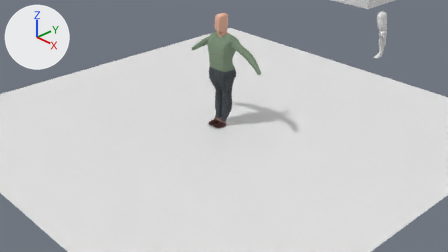
The Blender file Blender files/character.blend as it was, and as the next commit left it.
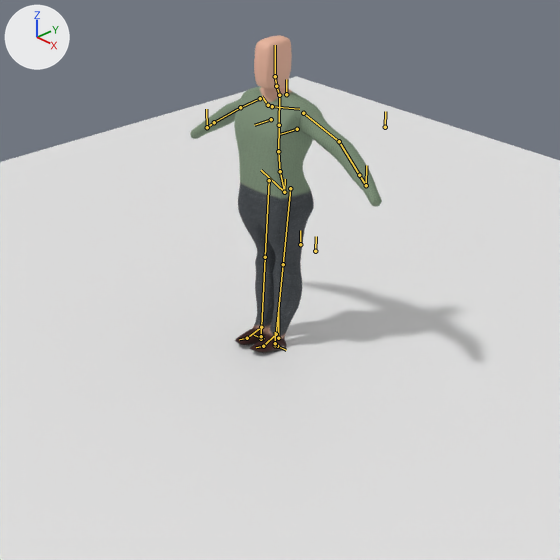
Each version appears first from the file's camera 'Camera', and next in a close-up on the part from 27% to 73% of the width and 0% to 81% of the height. Arrows for +X, +Y and +Z are at upper left; the lights stay in place. The bones that bend it are drawn over the model as lines in the close-ups.

Objects in the first close-up: 'Plane', 'torso'.
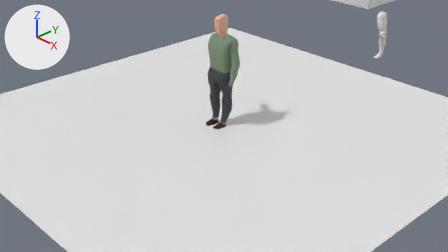
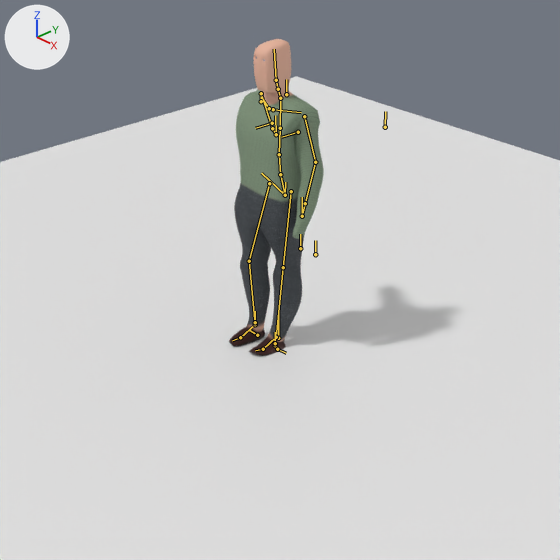
The newer file adds an action. The first version stands in its rest pose; the second is drawn at frame 48 of the action 'idle'.

Where the change shows, as pixel boxes (x1, y1, x2, y2) in the close-ups (560 x 560 px):
'torso', posed (50% narrower): before (190, 35, 382, 353); after (229, 39, 324, 356)
bone 'spine', root to tip: before (284, 192) to (280, 171); after (285, 195) to (280, 174)
bone 'spine.005', root to tip: before (276, 86) to (275, 76); after (278, 89) to (276, 80)
bone 'foot.R', root to tip: before (261, 327) to (247, 338); after (255, 324) to (240, 337)
bone 'foot_target.R', root to tip: before (261, 339) to (261, 325); after (255, 324) to (255, 311)
bone 'hand_IK.L', root to tip: before (366, 185) to (366, 165); after (302, 216) to (302, 197)
bone 'hand_IK.R', root to tip: before (207, 127) to (206, 109); after (276, 134) to (275, 115)

Patch to the scene script:
```diff
--- a/Blender files/character.blend.py
+++ b/Blender files/character.blend.py
@@ bone_spine @@
 bone_spine = bpy.data.objects['metarig'].pose.bones['spine']  # child of 'Root'
-bone_spine.location = (0.0, 0.0, 0.0)
+bone_spine.location = (0.0, -0.023, 0.003)
@@ bone_spine_005 @@
 bone_spine_005 = bpy.data.objects['metarig'].pose.bones['spine.005']  # child of 'spine.004'
-bone_spine_005.rotation_quaternion = (1.0, 0.0, 0.0, 0.0)  # degrees (0, 0, 0)
+bone_spine_005.rotation_quaternion = (0.996, 0.042, 0.0, 0.0)  # degrees (5, 0, 0)
@@ bone_foot_r @@
 bone_foot_r = bpy.data.objects['metarig'].pose.bones['foot.R']  # child of 'shin.R'
-bone_foot_r.rotation_quaternion = (1.0, 0.0, 0.0, 0.0)  # degrees (0, 0, 0)
+bone_foot_r.rotation_quaternion = (1.0, -0.022, 0.008, 0.003)  # degrees (-2, 1, 0)
@@ bone_foot_target_r @@
 bone_foot_target_r = bpy.data.objects['metarig'].pose.bones['foot_target.R']  # child of 'Root'
-bone_foot_target_r.location = (0.0, 0.0, 0.0)
+bone_foot_target_r.location = (-0.039, 0.095, 0.014)
@@ bone_hand_ik_l @@
 bone_hand_ik_l = bpy.data.objects['metarig'].pose.bones['hand_IK.L']  # child of 'Root'
-bone_hand_ik_l.location = (0.0, 0.0, 0.0)
+bone_hand_ik_l.location = (-0.444, -0.297, 0.102)
@@ bone_hand_ik_r @@
 bone_hand_ik_r = bpy.data.objects['metarig'].pose.bones['hand_IK.R']  # child of 'Root'
-bone_hand_ik_r.location = (0.0, 0.0, 0.0)
+bone_hand_ik_r.location = (0.573, 0.079, -0.079)
```
